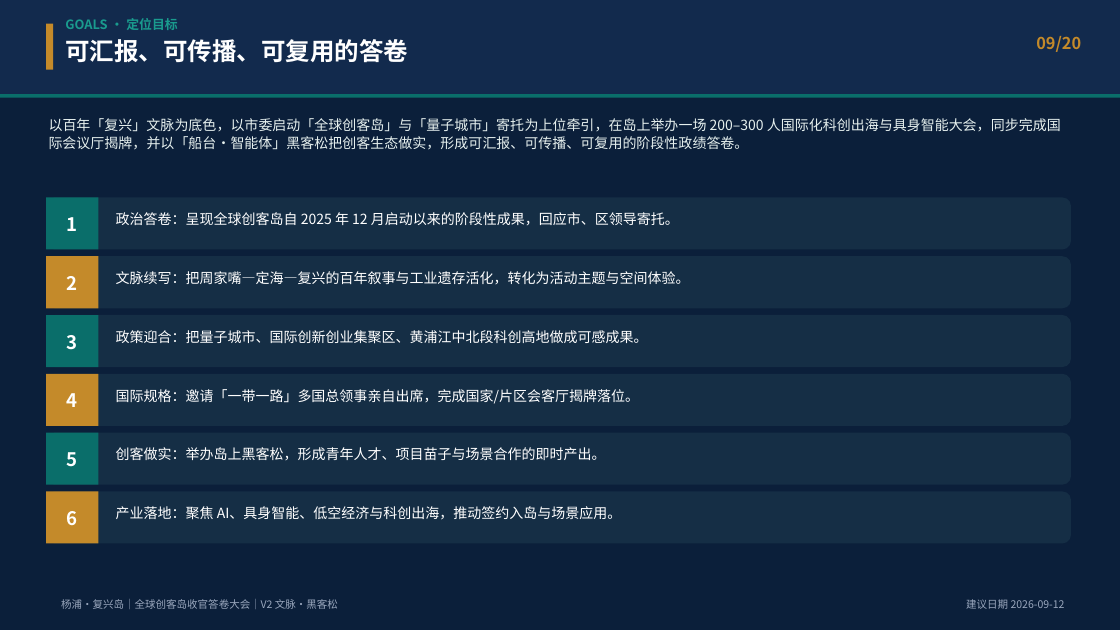
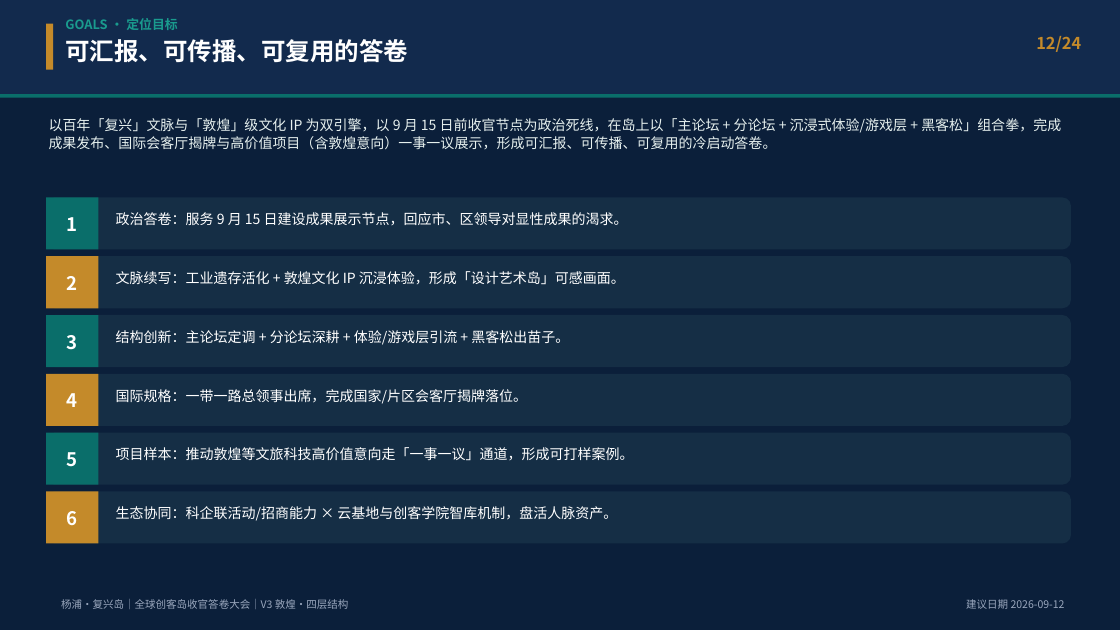
Before and after one commit to hujigang2010-maker/AIDEN, a slide deck: slide 12 of deliverables/复兴岛_全球创客岛_科创出海与具身智能国际大会_策划方案.pptx (slide 9 before the commit). Drawn at 1120x630 pixels with LibreOffice and Linux fonts; fonts in the diff are those of the drawing. Boxes give left, top, right and bottom in pixels: in the first picture for what was removed or moved away, otherwise in the second. Text is boxed around its words. In the diff, an @@ line names an element or a change of style, - is before the commit and + after.

```diff
--- a/deliverables/复兴岛_全球创客岛_科创出海与具身智能国际大会_策划方案.pptx
+++ b/deliverables/复兴岛_全球创客岛_科创出海与具身智能国际大会_策划方案.pptx
@@ text at [1036, 36, 1081, 52]: text changed @@
-09/20
+12/24
@@ text at [49, 118, 1061, 149]: text changed @@
-以百年「复兴」文脉为底色，以市委启动「全球创客岛」与「量子城市」寄托为上位牵引，在岛上举办一场 200–300 人国际化科创出海与具身智能大会，同步完成国际会议厅揭牌，并以「船台·智能体」黑客松把创客生态做实，形成可汇报、可传播、可复用的阶段性政绩答卷。
+以百年「复兴」文脉与「敦煌」级文化 IP 为双引擎，以 9 月 15 日前收官节点为政治死线，在岛上以「主论坛 + 分论坛 + 沉浸式体验/游戏层 + 黑客松」组合拳，完成成果发布、国际会客厅揭牌与高价值项目（含敦煌意向）一事一议展示，形成可汇报、可传播、可复用的冷启动答卷。
@@ text at [116, 212, 628, 225]: text changed @@
-政治答卷：呈现全球创客岛自 2025 年 12 月启动以来的阶段性成果，回应市、区领导寄托。
+政治答卷：服务 9 月 15 日建设成果展示节点，回应市、区领导对显性成果的渴求。
@@ text at [116, 271, 625, 285]: text changed @@
-文脉续写：把周家嘴—定海—复兴的百年叙事与工业遗存活化，转化为活动主题与空间体验。
+文脉续写：工业遗存活化 + 敦煌文化 IP 沉浸体验，形成「设计艺术岛」可感画面。
@@ text at [116, 330, 569, 345]: text changed @@
-政策迎合：把量子城市、国际创新创业集聚区、黄浦江中北段科创高地做成可感成果。
+结构创新：主论坛定调 + 分论坛深耕 + 体验/游戏层引流 + 黑客松出苗子。
@@ text at [116, 389, 527, 404]: text changed @@
-国际规格：邀请「一带一路」多国总领事亲自出席，完成国家/片区会客厅揭牌落位。
+国际规格：一带一路总领事出席，完成国家/片区会客厅揭牌落位。
@@ text at [116, 447, 634, 461]: text changed @@
-创客做实：举办岛上黑客松，形成青年人才、项目苗子与场景合作的即时产出。
+项目样本：推动敦煌等文旅科技高价值意向走「一事一议」通道，形成可打样案例。
@@ text at [116, 506, 617, 521]: text changed @@
-产业落地：聚焦 AI、具身智能、低空经济与科创出海，推动签约入岛与场景应用。
+生态协同：科企联活动/招商能力 × 云基地与创客学院智库机制，盘活人脉资产。
@@ text at [61, 599, 349, 609]: text changed @@
-杨浦·复兴岛｜全球创客岛收官答卷大会｜V2 文脉·黑客松
+杨浦·复兴岛｜全球创客岛收官答卷大会｜V3 敦煌·四层结构
```
Also in this commit, not shown: 19 other slides changed, 4 slides added, 5 other files.
